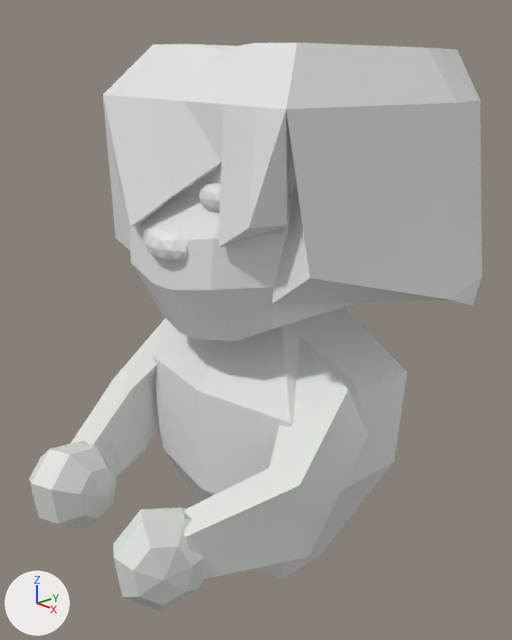
The Blender file 3DWork/assets_blender.blend, before and after one commit.
Rendered twice from a 50 mm lens placed at (2.67, -2.65, 2.85), pointed at (0.05, -0.29, 1.64). Lighting does not change. The marker at lower left points along +X, +Y and +Z. The older version comes first. The same objects are shown in both versions, whatever each file hides.

The scene before the commit, as lines of its bpy script (objects in view):
```python
ob_body = bpy.data.objects.new('body', me_cube_001)
ob_body.location = (0.05, -0.14, 1.01)
ob_body.scale = (0.613, 0.439, 0.802)
ob_eye = bpy.data.objects.new('eye', me_icosphere_002)
ob_eye.location = (0.296, -0.744, 2.356)
ob_eye.scale = (0.101, 0.0482, 0.0621)
ob_hair = bpy.data.objects.new('hair', me_cube_003)
ob_hair.location = (0.069, 0.023, 2.881)
ob_hair.rotation_euler = (0.0, 1.59, 0.0)  # degrees (0, 91, 0)
ob_hair.scale = (-0.0999, 0.658, 0.656)
ob_head = bpy.data.objects.new('head', me_cube_002)
ob_head.location = (0.052, -0.217, 2.354)
ob_head.scale = (0.573, 0.573, 0.573)
ob_nose = bpy.data.objects.new('nose', me_icosphere_001)
ob_nose.location = (0.082, -0.841, 2.131)
ob_nose.scale = (0.153, 0.0865, 0.0855)
ob_player_arms = bpy.data.objects.new('player_arms', me_char_lowpoly01_002)
ob_player_arms.location = (0.069, -0.02, 1.585)
ob_player_arms.rotation_euler = (1.571, 0.0, 0.0)  # degrees (90, 0, 0)
ob_player_arms.scale = (0.673, 1.0, 1.0)
ob_player_arms_001 = bpy.data.objects.new('player_arms.001', me_char_lowpoly01_004)
ob_player_arms_001.location = (0.026, -0.02, 1.585)
ob_player_arms_001.rotation_euler = (1.571, 0.0, 0.0)  # degrees (90, 0, 0)
ob_player_arms_001.scale = (-0.673, 1.0, 1.0)
```
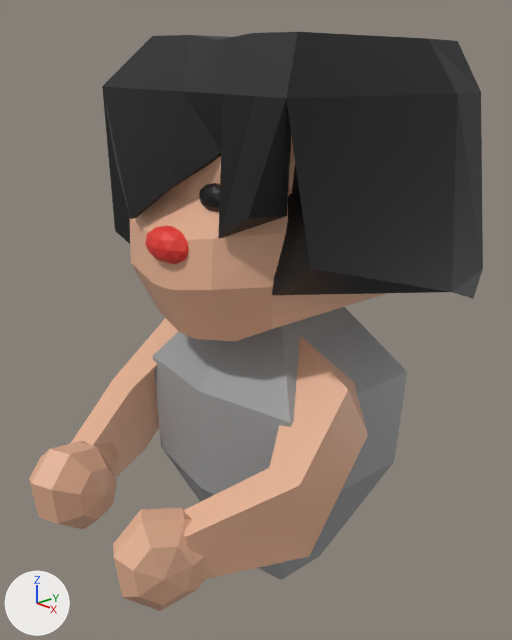
The edits, one by one:
Material 'Material.001' (mat_material_001) changes colour from white #e3e7e1 to beige #e7b393; in linear values from (0.766, 0.8, 0.754) to (0.8, 0.449, 0.293).
Material 'Material.002' (mat_material_002) is new.
Its base color is (0.0, 0.0, 0.0) (black #000000).
Material 'Material.008' (mat_material_008) is new.
Its base color is (0.8, 0.0402, 0.0296) (red #e73830).
Material 'Material.006' (mat_material_006) is new.
Its base color is (0.00171, 0.00171, 0.00171) (black #060606).
Material 'Material.007' (mat_material_007) is new.
Its base color is (0.339, 0.339, 0.339) (grey #9d9d9d).
me_cube_001 has 24 vertices, 22 faces and spans x -0.9..0.9, y -1.23..1.23, z -1.09..1.0.
me_cube_001 gains material mat_material_007 (grey #9d9d9d).
me_cube_003 has 74 vertices, 72 faces and spans x -12.45..1.03, y -1.39..1.15, z -1.26..1.25.
me_cube_003 gains material mat_material_006 (black #060606).
me_icosphere_001 has 42 vertices, 80 faces and spans x -0.95..0.95, y -1.0..1.0, z -1.0..1.0.
me_icosphere_001 gains material mat_material_008 (red #e73830).
me_icosphere_002 has 42 vertices, 80 faces and spans x -0.95..0.95, y -1.0..1.0, z -1.0..1.0.
me_icosphere_002 gains material mat_material_002 (black #000000).
me_char_lowpoly01_004 has 42 vertices, 45 faces and spans x -1.166..-0.375, y -0.988..0.055, z 0.08..1.409.
me_char_lowpoly01_004 no longer uses material mat_material_003 (white #e3e7e1).
me_char_lowpoly01_004 gains material mat_material_001 (beige #e7b393).
Object 'hair' (ob_hair) moves from (0.069, 0.023, 2.881) to (0.069, 0.023, 2.92).

Changed parts and their boxes (x1, y1, x2, y2) in the pictures (512 x 640 px):
'hair', recoloured, moved: before (103, 42, 482, 306); after (102, 32, 483, 299)
'body', recoloured (white to grey): (153, 307, 407, 580) in both
'player_arms.001', recoloured (white to beige): (113, 336, 368, 611) in both
'head', recoloured (white to beige): (130, 147, 358, 341) in both
'player_arms', recoloured (white to beige): (29, 318, 178, 530) in both
'nose', recoloured (white to red): (145, 226, 189, 264) in both
'eye', recoloured (white to black): (199, 183, 220, 212) in both
